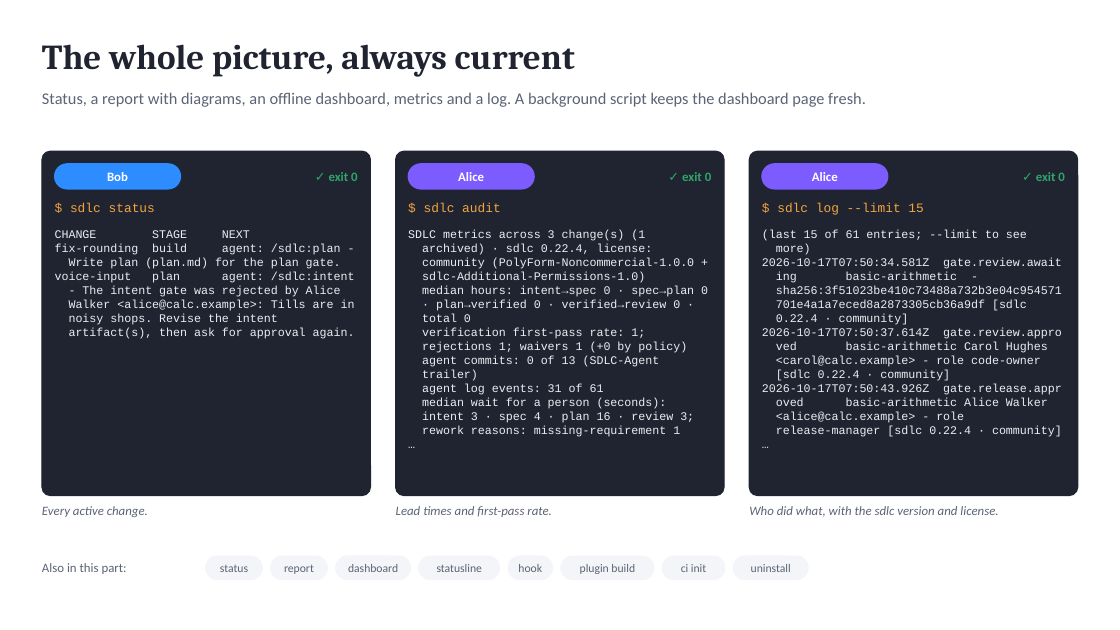
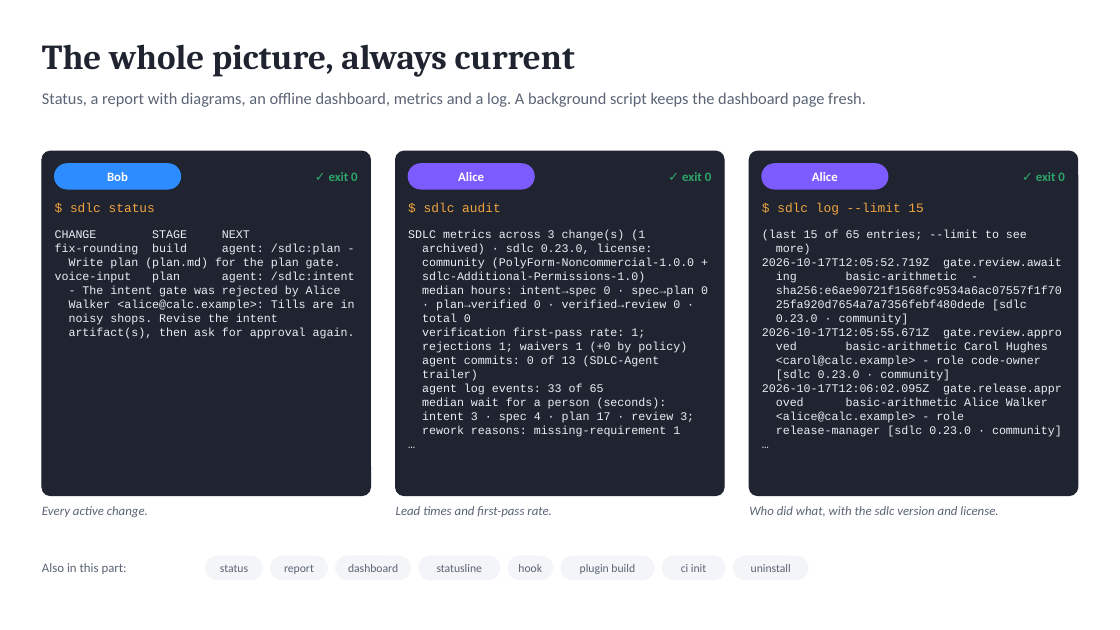
Before and after one commit to marin-ai-tech/sdlc, a slide deck: slide 18 of docs/demo/sdlc-calculator-demo.en.pptx. Drawn at 1120x630 pixels with LibreOffice and Linux fonts; fonts in the diff are those of the drawing. Boxes give left, top, right and bottom in pixels: in the first picture for what was removed or moved away, otherwise in the second. Text is boxed around its words. In the diff, an @@ line names an element or a change of style, - is before the commit and + after.

Commit message:
feat: settings changes by proposal: propose, show, apply (0.23.0)
The process files are protected, so an agent could only describe a settings change and a person retyped it by hand,
unchecked. A proposal makes it a reviewed, recorded decision.

- sdlc config propose --set <key>=<value> --reason (or --file, --target roles) validates the result with the CLI's
  parser and stores it against the file as it is; the file does not change. Agents may propose.
- sdlc config show lists proposals or shows the diff, the validation and the warnings when a proposal weakens the
  process.
- sdlc config apply and dismiss are a person's decisions (a maintainer with roles.yaml); a weakening needs --yes, and a
  proposal made before the file changed is stale.
- The sdlc-config workflow proposes and explains; the health and adoption workflows use it.
- A shorter README; the CLI and file reference moved to the guide.

```diff
--- a/docs/demo/sdlc-calculator-demo.en.pptx
+++ b/docs/demo/sdlc-calculator-demo.en.pptx
@@ text at (762, 230, 1027, 241): text changed @@
-(last 15 of 61 entries; --limit to see
+(last 15 of 65 entries; --limit to see
@@ text at (422, 244, 653, 255): text changed @@
-archived) · sdlc 0.22.4, license:
+archived) · sdlc 0.23.0, license:
@@ text at (762, 258, 1062, 269): text changed @@
-2026-10-17T07:50:34.581Z gate.review.await
+2026-10-17T12:05:52.719Z gate.review.await
@@ text at (762, 286, 1062, 339): text changed @@
-sha256:3f51023be410c73488a732b3e04c954571
-701e4a1a7eced8a2873305cb36a9df [sdlc
-0.22.4 · community]
-2026-10-17T07:50:37.614Z gate.review.appro
+sha256:e6ae90721f1568fc9534a6ac07557f1f70
+25fa920d7654a7a7356febf480dede [sdlc
+0.23.0 · community]
+2026-10-17T12:05:55.671Z gate.review.appro
@@ text at (422, 384, 604, 395): text changed @@
-agent log events: 31 of 61
+agent log events: 33 of 65
@@ text at (762, 370, 1062, 395): text changed @@
-[sdlc 0.22.4 · community]
-2026-10-17T07:50:43.926Z gate.release.appr
+[sdlc 0.23.0 · community]
+2026-10-17T12:06:02.095Z gate.release.appr
@@ text at (422, 412, 694, 423): text changed @@
-intent 3 · spec 4 · plan 16 · review 3;
+intent 3 · spec 4 · plan 17 · review 3;
@@ text at (776, 426, 1062, 437): text changed @@
-release-manager [sdlc 0.22.4 · community]
+release-manager [sdlc 0.23.0 · community]
```
Also in this commit, not shown: 6 other slides changed, 54 other files.
